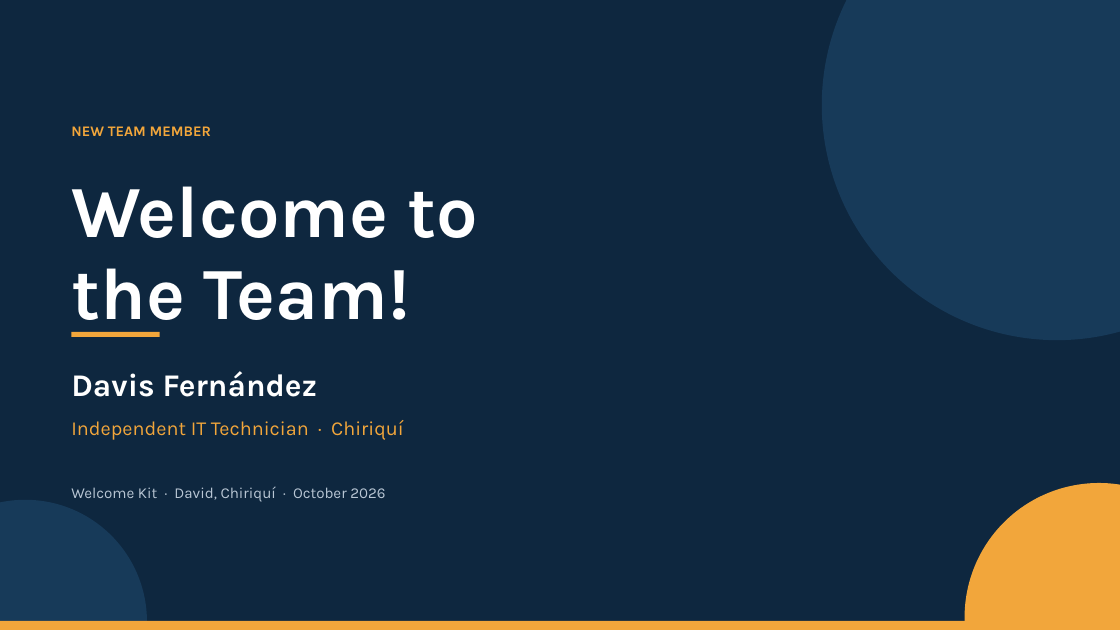
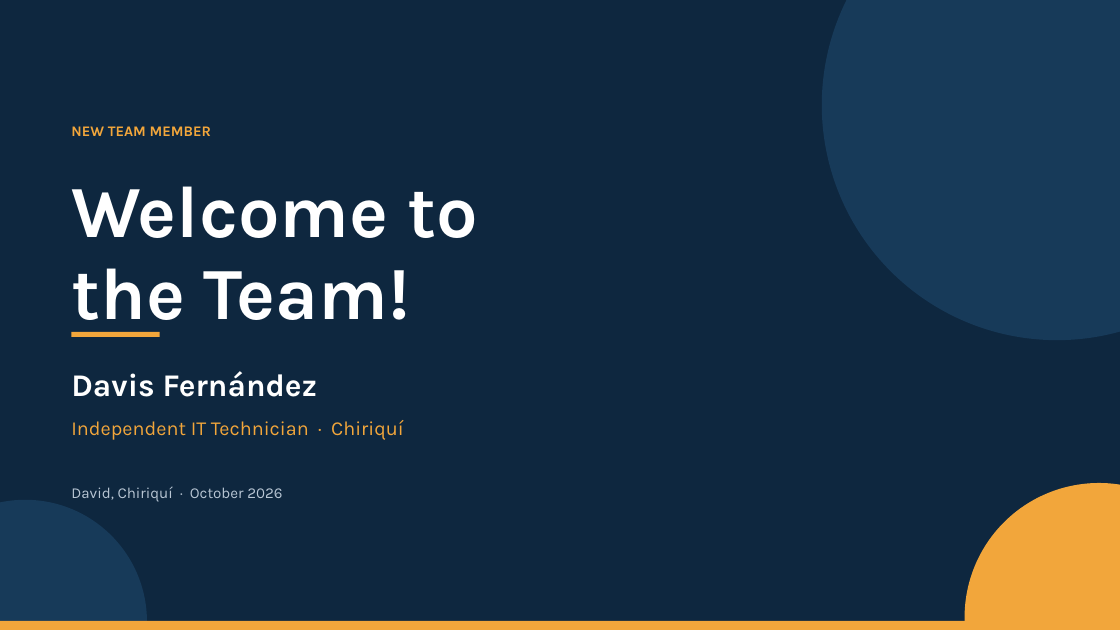
Before and after one commit to Davisday13/welcome-kit-induction, a slide deck: slide 1 of Induction_Project_Davis_Fernandez_FINAL.pptx. Drawn at 1120x630 pixels with LibreOffice and Linux fonts; fonts in the diff are those of the drawing. Boxes give left, top, right and bottom in pixels: in the first picture for what was removed or moved away, otherwise in the second. Text is boxed around its words. In the diff, an @@ line names an element or a change of style, - is before the commit and + after.

```diff
--- a/Induction_Project_Davis_Fernandez_FINAL.pptx
+++ b/Induction_Project_Davis_Fernandez_FINAL.pptx
@@ text at (71,487,282,502): text changed @@
-Welcome Kit · David, Chiriquí · October 2026
+David, Chiriquí · October 2026
```
Also in this commit, not shown: 3 other slides changed, 6 other files.
